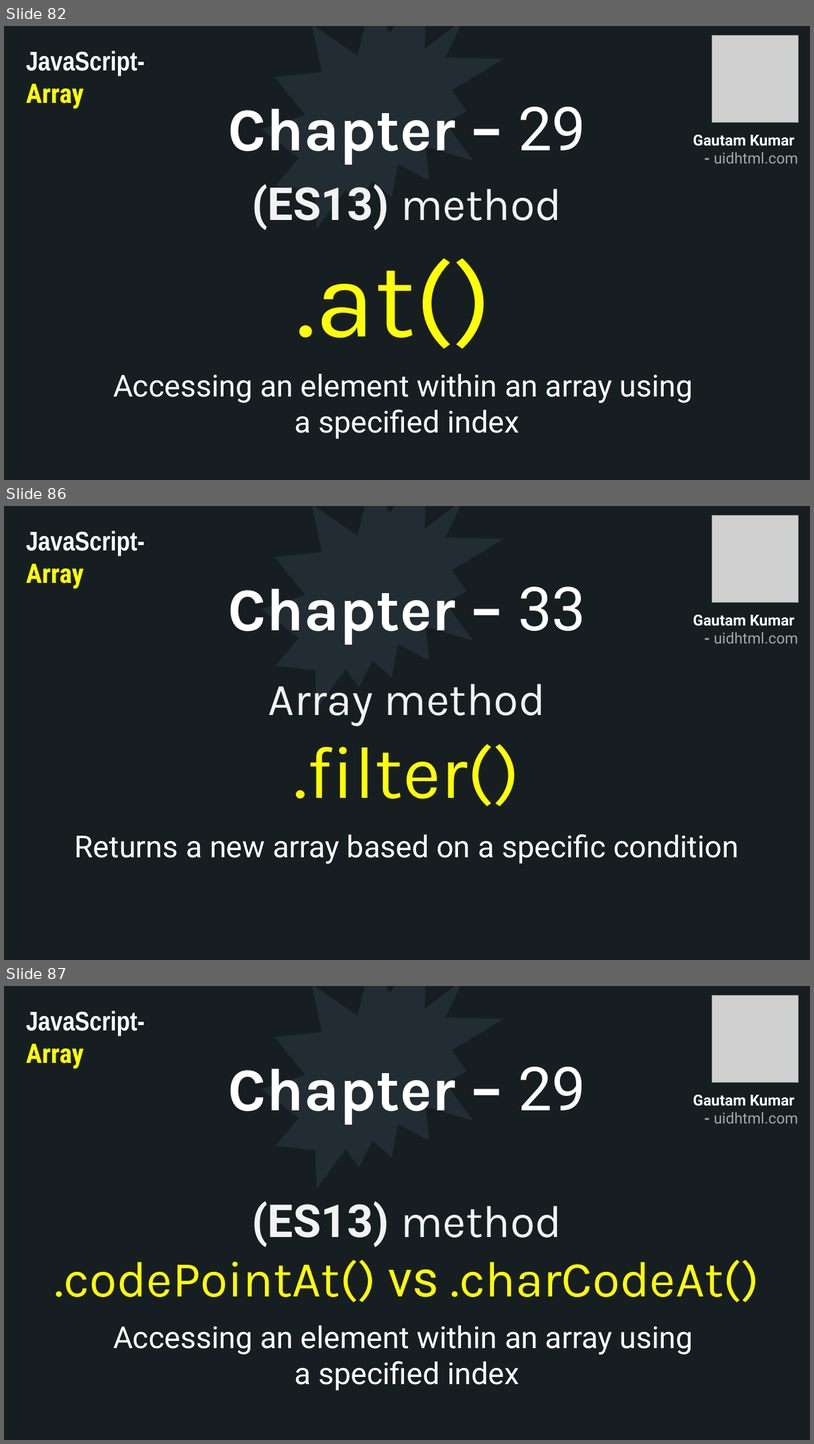
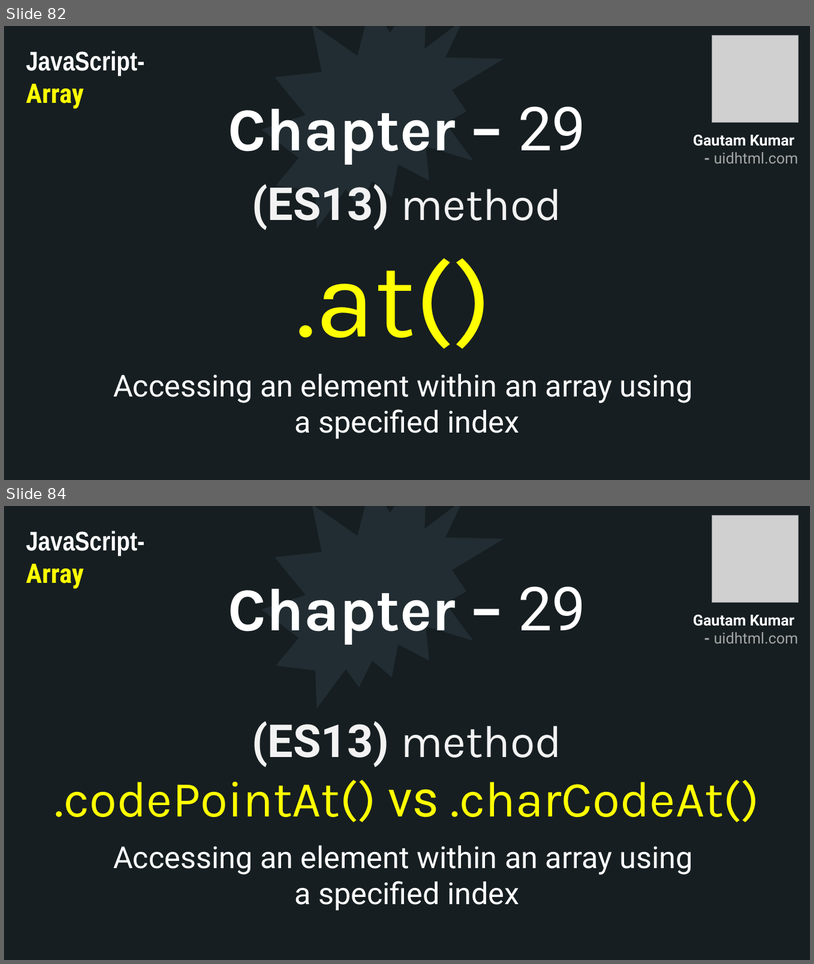
Before and after one commit to uidhtml/javascript-tutorials, a slide deck: Javascript Tutorials.pptx. Shown one above the other, each under a label of ours: slides 82, 86 and 87 before the commit, slides 82 and 84 after it; the slides between them are not shown. The pictures are 814x1444 and 814x964 pixels, drawn with LibreOffice and Linux fonts; fonts in the diff are those of the drawing; grey boxes stand for pictures. Boxes give left, top, right and bottom in pixels: in the first picture for what was removed or moved away, otherwise in the second. Text is boxed around its words. In the diff, an @@ line names an element or a change of style, - is before the commit and + after.

Commit message:
Added chapter 30

```diff
--- a/Javascript Tutorials.pptx
+++ b/Javascript Tutorials.pptx
@@ slide 86 removed at bbox=[4, 506, 810, 960], background #2C3C43; not listed: 10 template elements that a slide beside it also shows @@
@@ rectangle removed at bbox=[4, 506, 810, 960] @@
@@ irregular seal removed at bbox=[262, 506, 504, 708] @@
@@ picture removed at bbox=[713, 516, 800, 603] @@
@@ text removed at bbox=[26, 531, 145, 589] @@
-JavaScript- Array
@@ title removed at bbox=[228, 586, 586, 644] @@
-Chapter – 33
@@ text removed at bbox=[693, 615, 799, 643] @@
-Gautam Kumar
-- uidhtml.com
@@ text removed at bbox=[269, 684, 546, 806] @@
-Array method
-.filter()
@@ text removed at bbox=[75, 834, 739, 864] @@
-Returns a new array based on a specific condition
@@ what was slide 87 is now slide 84 @@
```
Also in this commit, not shown: 1 slide changed, 2 other slides removed, 6 other files.
